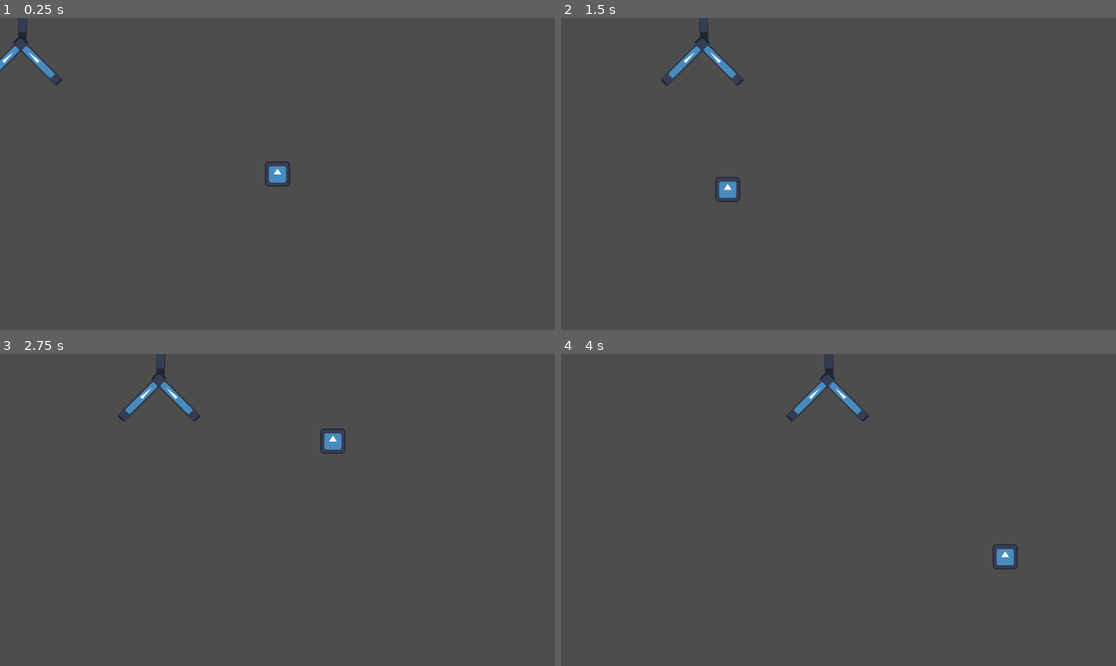
Above: before the commit, frames 1-4 (two rows, left to right).
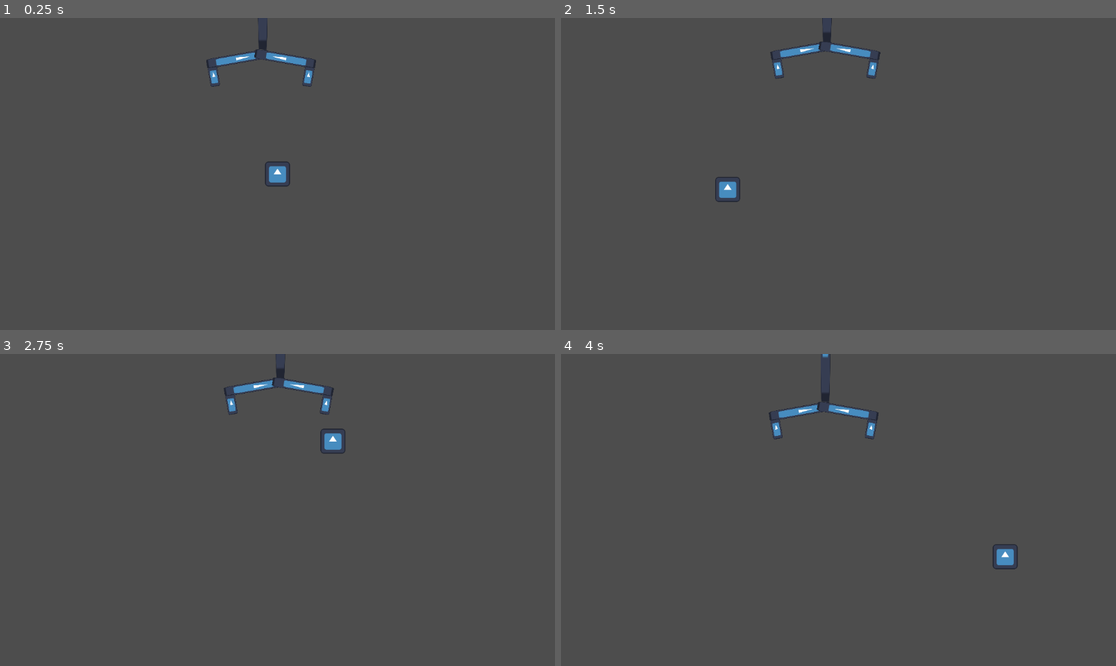
Above: after the commit, the same moments.

Repository: bonsaipropaganda/GMTK-Jam-2023
Game: Godot game, scene res://scenes/claw/claw_tests.tscn
The game is run twice, just before and just after one commit, with the same random seed, the same clock (stepped at 60 frames per second) and the same inputs. The project has no main scene, so this scene is started directly. The engine's default icon, where the game draws it, is replaced by a stand-in: a white triangle on a blue panel in a dark square.
Inputs (mouse positions are in pixels of both pictures, inside the frame that each line leads up to):
- Up to frame 1 (0.25 s): no input
- Up to frame 2 (1.5 s): move the mouse to (960, 158) at 0.52 s; move the mouse to (727, 189) at 1.27 s
- Up to frame 3 (2.75 s): move the mouse to (333, 441) at 2.02 s
- Up to frame 4 (4 s): move the mouse to (810, 572) at 2.77 s; move the mouse to (1005, 556) at 3.52 s

The runs differ from the first frame. In frame 1, 1.0% of the frame differs, in the area x 0-57%, y 0-23%; in frame 2, 1.1%, in the area x 18-58%, y 0-22%; in frame 3, 1.1%; in frame 4, 0.9%.

Commit message:
Implemented claw closing - /!\ bug with animation testing on prior godot versions

Diff:
--- a/code/claw/claw.gd
+++ b/code/claw/claw.gd
@@ -17,3 +17,5 @@
 
 ## If the player is inside this area, close the hand
 @onready var hand_area: Area2D = $HandArea
+
+@onready var anim_player: AnimationPlayer = $AnimationPlayer
--- a/code/claw/fsm/grabbing_state.gd
+++ b/code/claw/fsm/closing_state.gd
@@ -2,7 +2,7 @@
 
 
 func _state_entered(_from: ClawState) -> void:
-	print("GRAB !!!")
+	claw.anim_player.play(&"close")
 
 
 func _ready() -> void:
--- a/code/claw/fsm/descend_state.gd
+++ b/code/claw/fsm/descend_state.gd
@@ -10,7 +10,7 @@
 
 	# Start to grab the player if in the hand
 	if claw.hand_area.has_overlapping_bodies():
-		fsm.switch_to_state("GrabbingState")
+		fsm.switch_to_state("ClosingState")
 
 	# Go back to homing state if too far from the target
 	var distance: float = abs(claw.target.position.x - claw.position.x)
--- a/scenes/claw/claw.tscn
+++ b/scenes/claw/claw.tscn
@@ -1,21 +1,112 @@
-[gd_scene load_steps=11 format=3 uid="uid://cgubjtnwu5enp"]
+[gd_scene load_steps=16 format=3 uid="uid://cgubjtnwu5enp"]
 
 [ext_resource type="Texture2D" uid="uid://b167hqyegprrt" path="res://icon.svg" id="1_um1yc"]
 [ext_resource type="Script" path="res://code/claw/claw.gd" id="1_xf3ji"]
 [ext_resource type="Script" path="res://code/claw/fsm/claw_fsm.gd" id="3_dlgb5"]
 [ext_resource type="Script" path="res://code/claw/fsm/homing_state.gd" id="4_2ckmf"]
 [ext_resource type="Script" path="res://code/claw/fsm/descend_state.gd" id="5_kb0bm"]
-[ext_resource type="Script" path="res://code/claw/fsm/grabbing_state.gd" id="5_mn105"]
 [ext_resource type="Script" path="res://code/claw/fsm/ascend_state.gd" id="6_m2jcv"]
+[ext_resource type="Script" path="res://code/claw/fsm/closing_state.gd" id="7_1oteu"]
 
 [sub_resource type="RectangleShape2D" id="RectangleShape2D_e168e"]
 size = Vector2(20, 600)
 
 [sub_resource type="RectangleShape2D" id="RectangleShape2D_50fir"]
-size = Vector2(20, 100)
+size = Vector2(20, 130)
+
+[sub_resource type="RectangleShape2D" id="RectangleShape2D_w1xml"]
+size = Vector2(20, 40)
+
+[sub_resource type="RectangleShape2D" id="RectangleShape2D_eqdnj"]
+size = Vector2(20, 40)
 
 [sub_resource type="CircleShape2D" id="CircleShape2D_88500"]
-radius = 40.0
+radius = 60.0
+
+[sub_resource type="Animation" id="Animation_b2ior"]
+resource_name = "close"
+length = 0.2
+tracks/0/type = "value"
+tracks/0/imported = false
+tracks/0/enabled = true
+tracks/0/path = NodePath("LeftHand:rotation")
+tracks/0/interp = 3
+tracks/0/loop_wrap = true
+tracks/0/keys = {
+"times": PackedFloat32Array(0, 0.2),
+"transitions": PackedFloat32Array(1, 1),
+"update": 0,
+"values": [0.0, -0.959931]
+}
+tracks/1/type = "value"
+tracks/1/imported = false
+tracks/1/enabled = true
+tracks/1/path = NodePath("RightHand:rotation")
+tracks/1/interp = 3
+tracks/1/loop_wrap = true
+tracks/1/keys = {
+"times": PackedFloat32Array(0, 0.2),
+"transitions": PackedFloat32Array(1, 1),
+"update": 0,
+"values": [0.0, 0.959931]
+}
+tracks/2/type = "value"
+tracks/2/imported = false
+tracks/2/enabled = true
+tracks/2/path = NodePath("HandArea/CollisionShape2D:shape:radius")
+tracks/2/interp = 0
+tracks/2/loop_wrap = true
+tracks/2/keys = {
+"times": PackedFloat32Array(0, 0.1),
+"transitions": PackedFloat32Array(1, 1),
+"update": 0,
+"values": [60.0, 30.0]
+}
+
+[sub_resource type="Animation" id="Animation_k8aej"]
+length = 0.001
+tracks/0/type = "value"
+tracks/0/imported = false
+tracks/0/enabled = true
+tracks/0/path = NodePath("LeftHand:rotation")
+tracks/0/interp = 1
+tracks/0/loop_wrap = true
+tracks/0/keys = {
+"times": PackedFloat32Array(0),
+"transitions": PackedFloat32Array(1),
+"update": 0,
+"values": [0.0]
+}
+tracks/1/type = "value"
+tracks/1/imported = false
+tracks/1/enabled = true
+tracks/1/path = NodePath("RightHand:rotation")
+tracks/1/interp = 1
+tracks/1/loop_wrap = true
+tracks/1/keys = {
+"times": PackedFloat32Array(0),
+"transitions": PackedFloat32Array(1),
+"update": 0,
+"values": [0.0]
+}
+tracks/2/type = "value"
+tracks/2/imported = false
+tracks/2/enabled = true
+tracks/2/path = NodePath("HandArea/CollisionShape2D:shape:radius")
+tracks/2/interp = 1
+tracks/2/loop_wrap = true
+tracks/2/keys = {
+"times": PackedFloat32Array(0),
+"transitions": PackedFloat32Array(1),
+"update": 0,
+"values": [60.0]
+}
+
+[sub_resource type="AnimationLibrary" id="AnimationLibrary_mfj81"]
+_data = {
+"RESET": SubResource("Animation_k8aej"),
+"close": SubResource("Animation_b2ior")
+}
 
 [node name="Claw" type="AnimatableBody2D"]
 collision_layer = 4
@@ -29,35 +120,62 @@
 scale = Vector2(0.155, 4.665)
 texture = ExtResource("1_um1yc")
 
-[node name="Hand" type="AnimatableBody2D" parent="."]
+[node name="LeftHand" type="AnimatableBody2D" parent="."]
 position = Vector2(0, 60)
 collision_layer = 4
 
-[node name="LeftUp" type="CollisionShape2D" parent="Hand"]
-position = Vector2(-35, 30)
-rotation = 0.785398
+[node name="UpperPart" type="CollisionShape2D" parent="LeftHand"]
+position = Vector2(-50, 8)
+rotation = 1.39626
 shape = SubResource("RectangleShape2D_50fir")
 
-[node name="Sprite" type="Sprite2D" parent="Hand/LeftUp"]
+[node name="Sprite" type="Sprite2D" parent="LeftHand/UpperPart"]
 scale = Vector2(0.155, 1)
 texture = ExtResource("1_um1yc")
 
-[node name="RightUp" type="CollisionShape2D" parent="Hand"]
-position = Vector2(35, 30)
-rotation = -0.785398
+[node name="LowerPart" type="CollisionShape2D" parent="LeftHand"]
+position = Vector2(-98, 45)
+rotation = -0.174533
+shape = SubResource("RectangleShape2D_w1xml")
+
+[node name="Sprite" type="Sprite2D" parent="LeftHand/LowerPart"]
+scale = Vector2(0.155, 0.32)
+texture = ExtResource("1_um1yc")
+
+[node name="RightHand" type="AnimatableBody2D" parent="."]
+position = Vector2(0, 60)
+collision_layer = 4
+
+[node name="UpperPart" type="CollisionShape2D" parent="RightHand"]
+position = Vector2(50, 8)
+rotation = -1.39626
 shape = SubResource("RectangleShape2D_50fir")
 
-[node name="Sprite" type="Sprite2D" parent="Hand/RightUp"]
+[node name="Sprite" type="Sprite2D" parent="RightHand/UpperPart"]
 scale = Vector2(0.155, 1)
 texture = ExtResource("1_um1yc")
 
+[node name="LowerPart" type="CollisionShape2D" parent="RightHand"]
+position = Vector2(98, 45)
+rotation = 0.174533
+shape = SubResource("RectangleShape2D_eqdnj")
+
+[node name="Sprite" type="Sprite2D" parent="RightHand/LowerPart"]
+scale = Vector2(0.155, 0.32)
+texture = ExtResource("1_um1yc")
+
 [node name="HandArea" type="Area2D" parent="."]
-position = Vector2(0, 110)
+position = Vector2(0, 135)
 collision_layer = 0
 monitorable = false
 
 [node name="CollisionShape2D" type="CollisionShape2D" parent="HandArea"]
 shape = SubResource("CircleShape2D_88500")
+
+[node name="AnimationPlayer" type="AnimationPlayer" parent="."]
+libraries = {
+"": SubResource("AnimationLibrary_mfj81")
+}
 
 [node name="ClawFSM" type="Node" parent="." node_paths=PackedStringArray("current_state")]
 script = ExtResource("3_dlgb5")
@@ -72,5 +190,5 @@
 [node name="AscendState" type="Node" parent="ClawFSM"]
 script = ExtResource("6_m2jcv")
 
-[node name="GrabbingState" type="Node" parent="ClawFSM"]
-script = ExtResource("5_mn105")
+[node name="ClosingState" type="Node" parent="ClawFSM"]
+script = ExtResource("7_1oteu")
--- a/scenes/claw/claw_tests.tscn
+++ b/scenes/claw/claw_tests.tscn
@@ -11,10 +11,11 @@
 script = ExtResource("1_rw13k")
 
 [node name="Claw" parent="." node_paths=PackedStringArray("target") instance=ExtResource("2_o3o3p")]
+position = Vector2(512, 0)
 target = NodePath("../IAmAPlayer")
 
 [node name="IAmAPlayer" type="CharacterBody2D" parent="."]
-position = Vector2(556, 380)
+position = Vector2(916, 380)
 
 [node name="Icon" type="Sprite2D" parent="IAmAPlayer"]
 scale = Vector2(0.4, 0.4)
